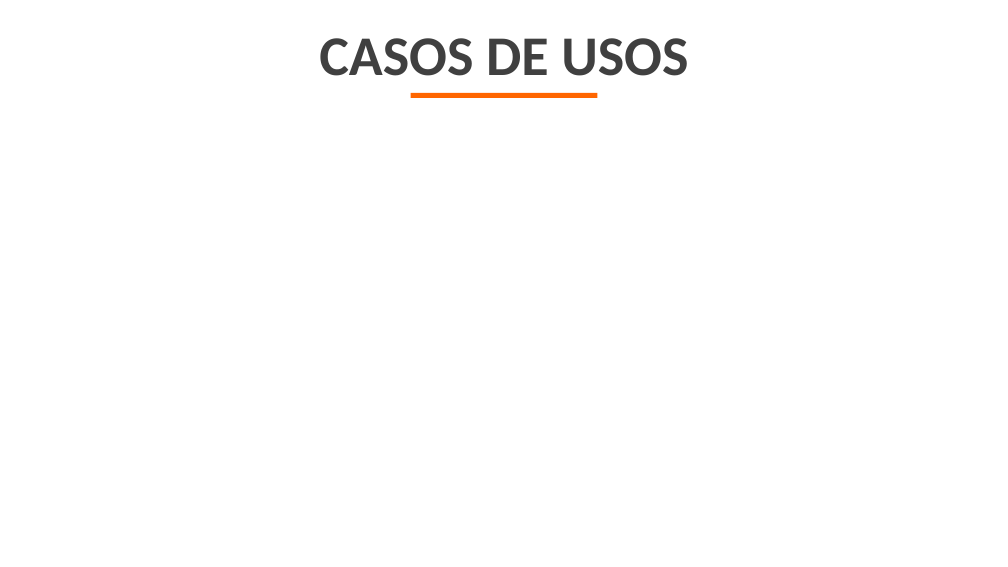
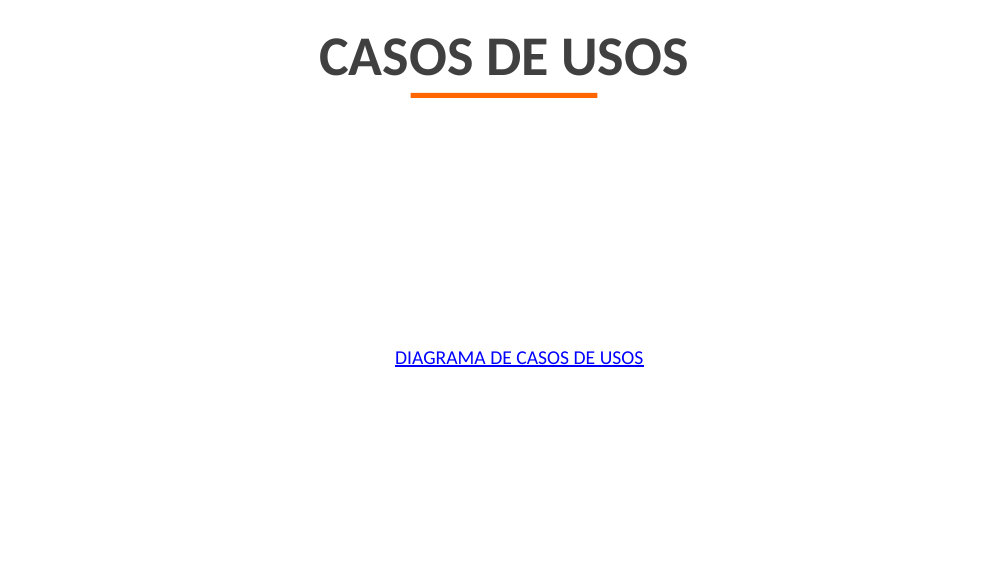
Before and after one commit to TatanDesign/Jinro-online-Shopping, a slide deck: slide 24 of Tercer Trimestre/JINRO ONLINE SHOPING.pptx. Drawn at 1008x567 pixels with LibreOffice and Linux fonts; fonts in the diff are those of the drawing; background and template pictures are left out. Boxes give left, top, right and bottom in pixels: in the first picture for what was removed or moved away, otherwise in the second. Text is boxed around its words. In the diff, an @@ line names an element or a change of style, - is before the commit and + after.

```diff
--- a/Tercer Trimestre/JINRO ONLINE SHOPING.pptx
+++ b/Tercer Trimestre/JINRO ONLINE SHOPING.pptx
@@ text added at box(395, 351, 644, 367), 14 pt, text #0000FF, underline @@
+DIAGRAMA DE CASOS DE USOS
```
Also in this commit, not shown: 7 other slides changed, 5 slides added, 40 other files.
